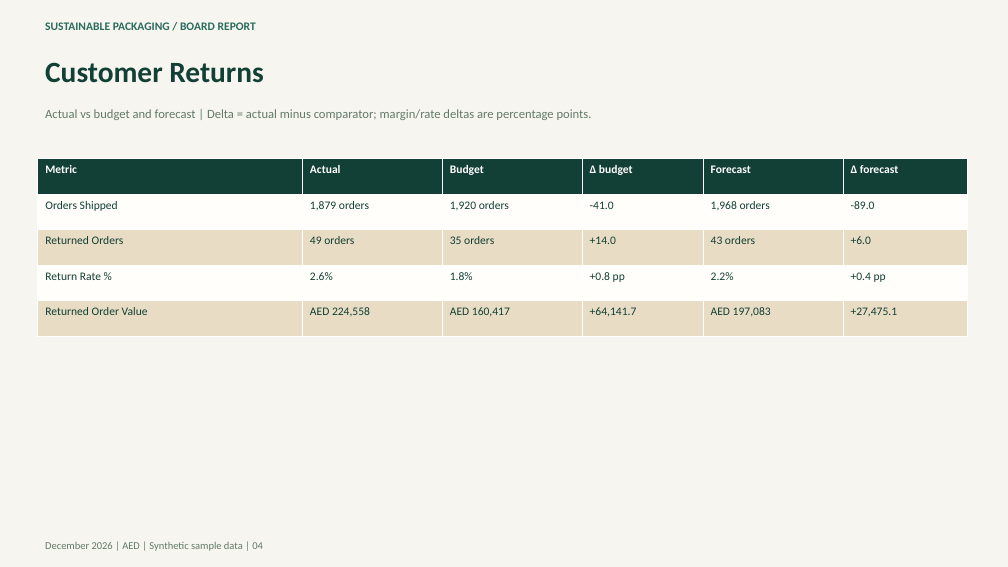
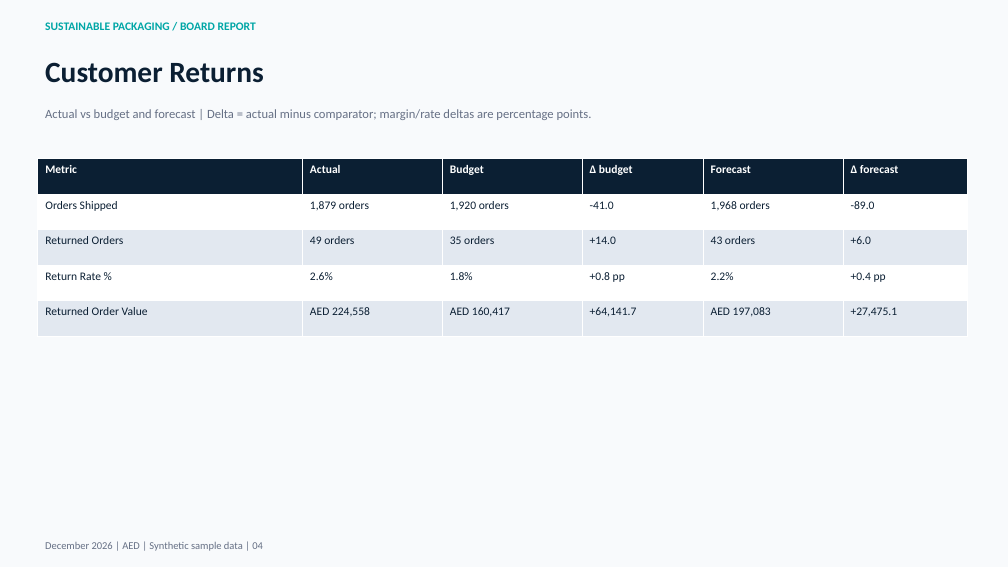
Before and after one commit to mikespence1/finance-intelligence-visual, a slide deck: slide 4 of finance-intelligence/examples/sustainable_packaging_board_2026-12.pptx. Drawn at 1008x567 pixels with LibreOffice and Linux fonts; fonts in the diff are those of the drawing. Boxes give left, top, right and bottom in pixels: in the first picture for what was removed or moved away, otherwise in the second. Text is boxed around its words. In the diff, an @@ line names an element or a change of style, - is before the commit and + after.

Commit message:
Apply DataPillars brand colours across dashboard and board packs

```diff
--- a/finance-intelligence/examples/sustainable_packaging_board_2026-12.pptx
+++ b/finance-intelligence/examples/sustainable_packaging_board_2026-12.pptx
@@ background #F6F5EF to #F8FAFC @@
@@ text "SUSTAINABLE PACKAGING / BOARD REPORT" at [45, 22, 256, 30]: text colour #2A6B5C to #00A6A6 @@
@@ text "Customer Returns" at [45, 62, 264, 83]: text colour #123F36 to #0B1F33 @@
@@ text "Actual vs budget and forecast ..." at [45, 109, 592, 120]: text colour #637B69 to #667085 @@
@@ table at [38, 159, 968, 337] @@
@@ fill #123F36 to #0B1F33 in row 1 @@
@@ fill #FFFEFA to #FFFFFF in 12 cells @@
@@ fill #E8DCC4 to #E2E8F0 in 12 cells @@
@@ text colour #123F36 to #0B1F33 in "Orders Shipped", "1,879 orders", "1,920 orders", "-41.0" and 20 more places @@
@@ text "December 2026 | AED | ..." at [45, 542, 263, 551]: text colour #637B69 to #667085 @@
```
Also in this commit, not shown: 10 other slides changed, 8 other files.
